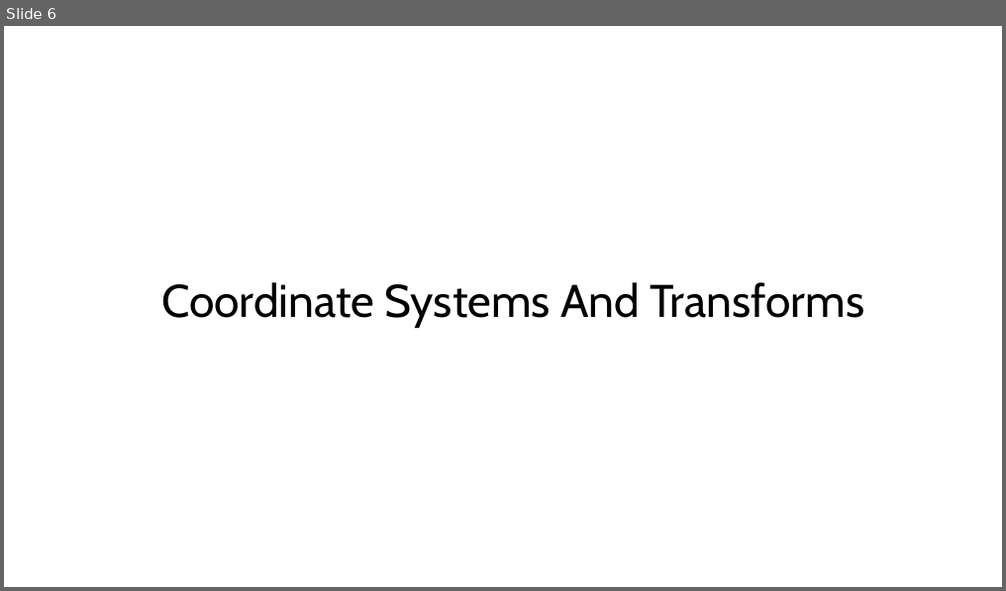
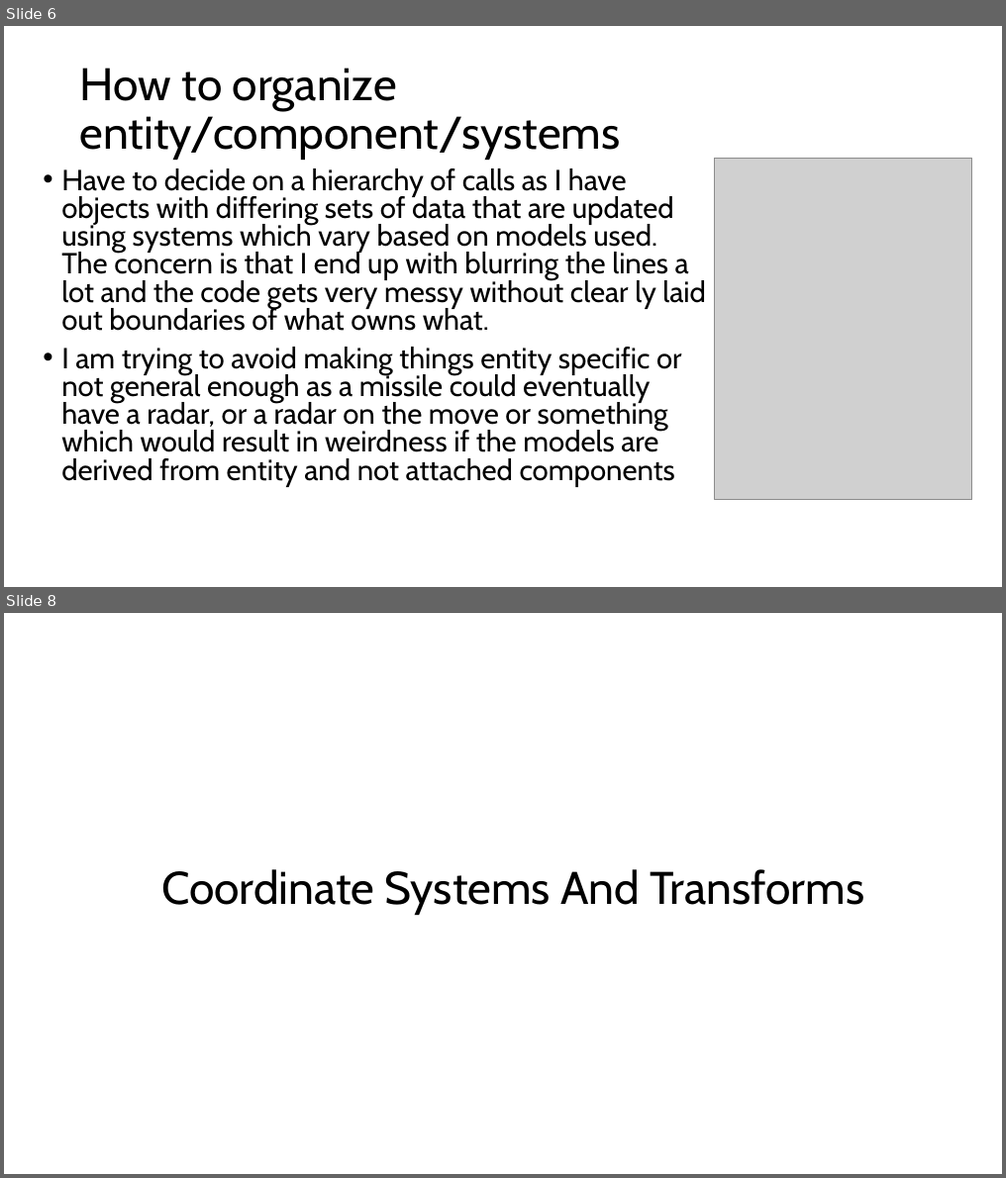
Before and after one commit to jeremyjestel/apogee, a slide deck: docs/Apogee_Progession.pptx. Shown one above the other, each under a label of ours: slide 6 before the commit, slides 6 and 8 after it; the slides between them are not shown. The pictures are 1006x591 and 1006x1178 pixels, drawn with LibreOffice and Linux fonts; fonts in the diff are those of the drawing; grey boxes stand for pictures. Boxes give left, top, right and bottom in pixels: in the first picture for what was removed or moved away, otherwise in the second. Text is boxed around its words. In the diff, an @@ line names an element or a change of style, - is before the commit and + after.

```diff
--- a/docs/Apogee_Progession.pptx
+++ b/docs/Apogee_Progession.pptx
@@ slide 6 added at <box>4,26,1002,587</box>, background #FFFFFF @@
@@ title added at <box>80,68,621,160</box>, 44 pt, text #000000 @@
+How to organize entity/component/systems
@@ text added at <box>61,169,706,487</box>, 28 pt, text #000000 @@
+• Have to decide on a hierarchy of calls as I have objects with differing sets of data that are updated using systems which vary based on models used. The concern is that I end up with blurring the lines a lot and the code gets very messy without clear ly laid out boundaries of what owns what.
+• I am trying to avoid making things entity specific or not general enough as a missile could eventually have a radar, or a radar on the move or something which would result in weirdness if the models are derived from entity and not attached components
@@ picture added at <box>715,158,973,500</box> @@
@@ what was slide 6 is now slide 8 @@
```
Also in this commit, not shown: 1 other slide added, 48 other files.
